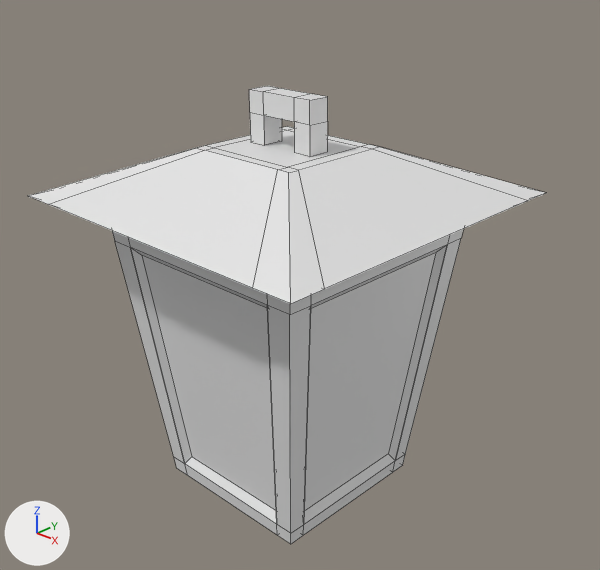
The Blender file public/lantern.blend: old version first, new version second.
Both versions are drawn from a 50 mm lens placed at (4.4, -4.44, 3.18), pointed at (-0.27, 0.41, 0.23). Lighting does not change. The marker at lower left points along +X, +Y and +Z. Mesh edges are drawn as thin lines.
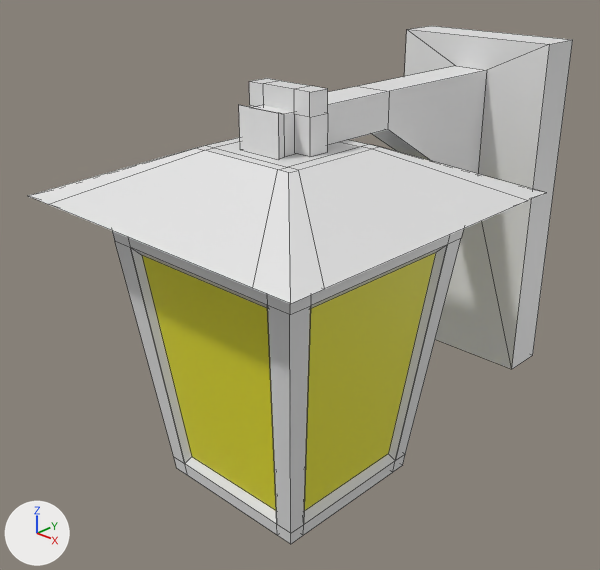
Where the newer file only moved an object's origin or applied its transform, the numbers keep the older frame.

What differs and where, as boxes (x1, y1, x2, y2) in the pictures (600 x 570 px; the box of a moved part takes in the faces that stretch with it):
'Cube', reshaped, recoloured (white to yellow): before (29, 86, 545, 544); after (29, 78, 545, 544)
'Cube.001', added: after (239, 26, 573, 369)
part 1 of me_cube, moved or reshaped: before (249, 86, 328, 157); after (249, 78, 328, 157)
part 2 of me_cube, recoloured (white to yellow): (304, 253, 435, 511) in both
part 3 of me_cube, recoloured (white to yellow): (142, 255, 276, 510) in both

Patch to the scene script:
```diff
--- a/public/lantern.blend.py
+++ b/public/lantern.blend.py
@@ mat_material_001 @@
+mat_material_001 = principled_material('Material.001')
+mat_material_001.base_color = (0.8, 0.761, 0.0241)  # yellow #e7e22b
@@ me_cube @@
 me_cube.from_pydata(...)  # 140 vertices, 136 faces; spans x -1.44..1.44, y -1.44..1.44, z -1.56..2.0
 # used by ob_cube; location = (0.0, 0.0, 0.0)
+# me_cube part 1: all 16 vertices in x -0.32..0.32, y -0.1..0.1, z 1.82..2.0 are moved by (0.0, 0.0, 0.06)
+# me_cube part 2: all 2 faces centred in x 0.0..0.8, y 0.0..0.8, z -0.2 switch from mat_material (white #e7e7e7) to mat_material_001 (yellow #e7e22b)
+# me_cube part 3: the 1 face centred in x 0.0, y -0.8, z -0.2 switches from mat_material (white #e7e7e7) to mat_material_001 (yellow #e7e22b)
@@ me_cube_001 @@
+me_cube_001.from_pydata(...)  # 24 vertices, 22 faces; spans x -0.78..0.78, y -2.74..0.45, z -1.81..1.42
@@ ob_cube_001 @@
+ob_cube_001 = bpy.data.objects.new('Cube.001', me_cube_001)
+ob_cube_001.location = (0.0, 2.432, 0.763)
```
